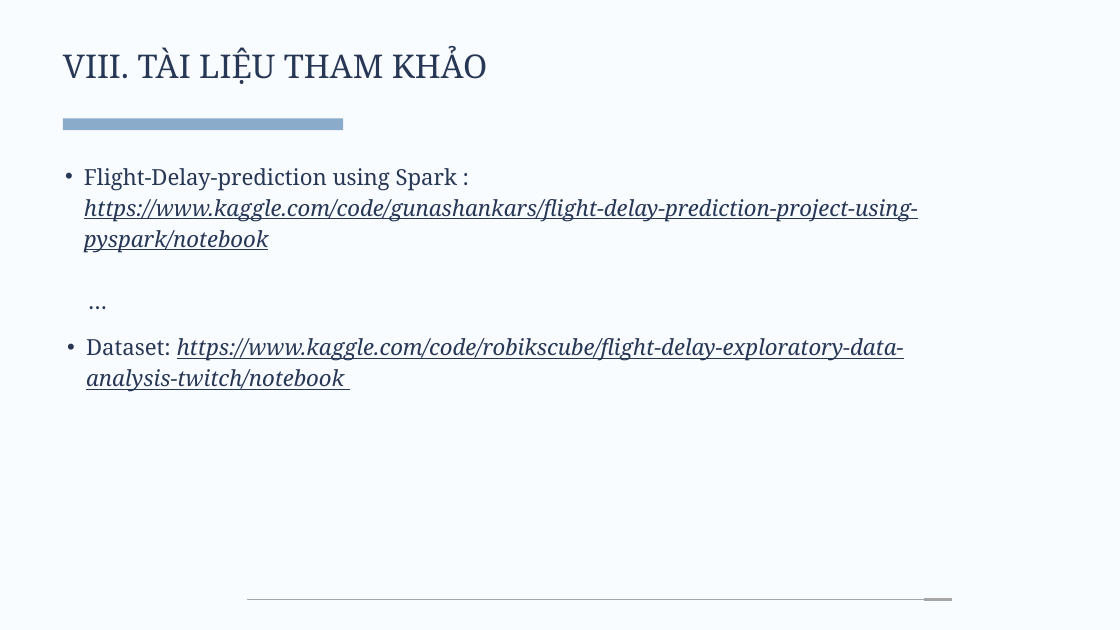
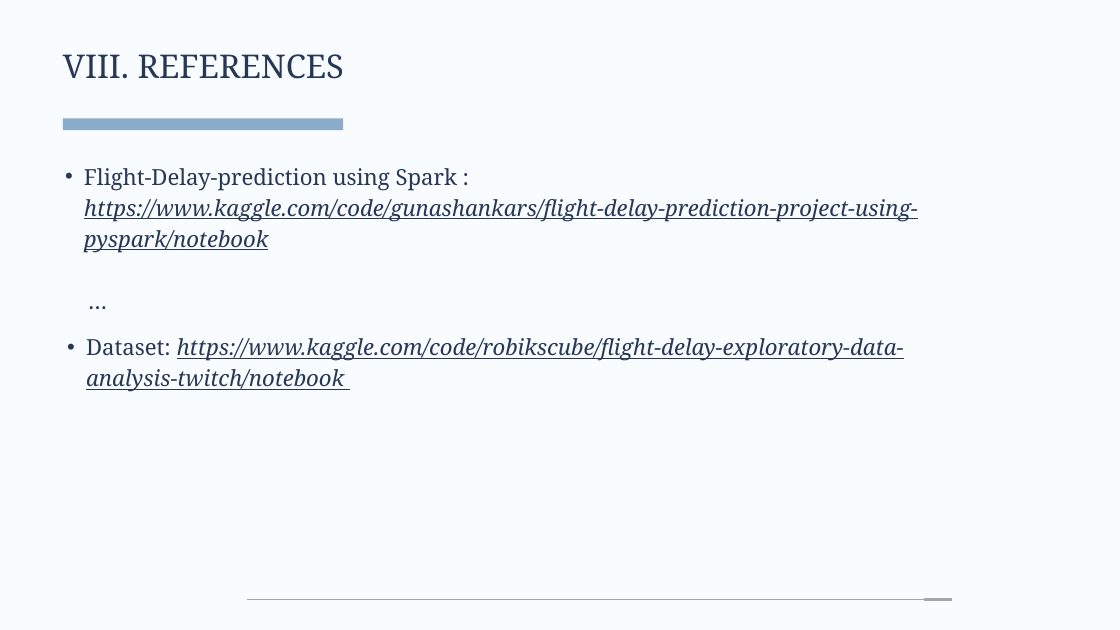
Before and after one commit to n0aHVN/Nhom01_BDML_02, a slide deck: slide 14 of Presentation/Nhom01.pptx. Drawn at 1120x630 pixels with LibreOffice and Linux fonts; fonts in the diff are those of the drawing. Boxes give left, top, right and bottom in pixels: in the first picture for what was removed or moved away, otherwise in the second. Text is boxed around its words. In the diff, an @@ line names an element or a change of style, - is before the commit and + after.

```diff
--- a/Presentation/Nhom01.pptx
+++ b/Presentation/Nhom01.pptx
@@ text at (x1=63, y1=54, x2=344, y2=79): text changed @@
-VIII. TÀI LIỆU THAM KHẢO
+VIII. REFERENCES
```
Also in this commit, not shown: 9 other slides changed, 1 slide added, 1 slide removed.
